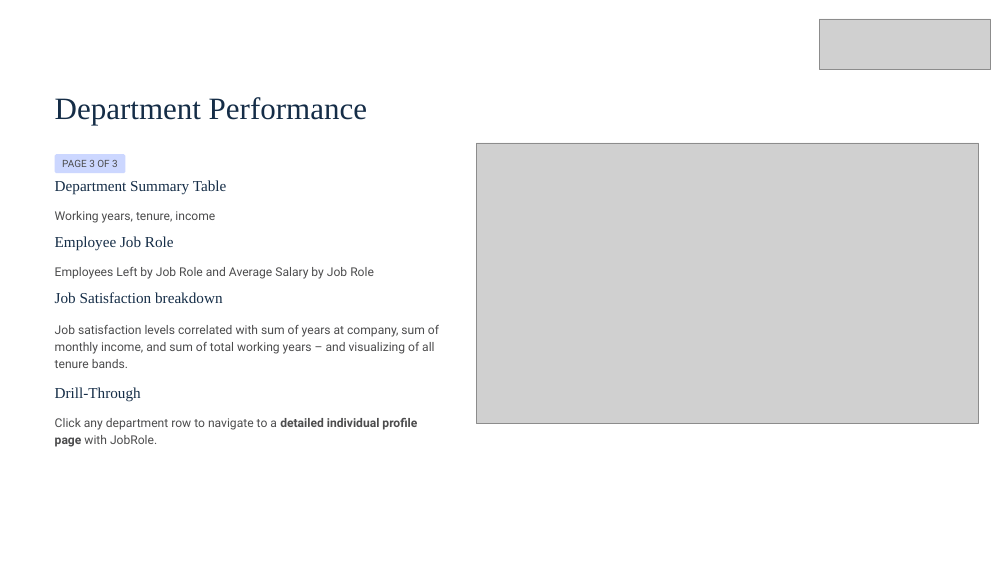
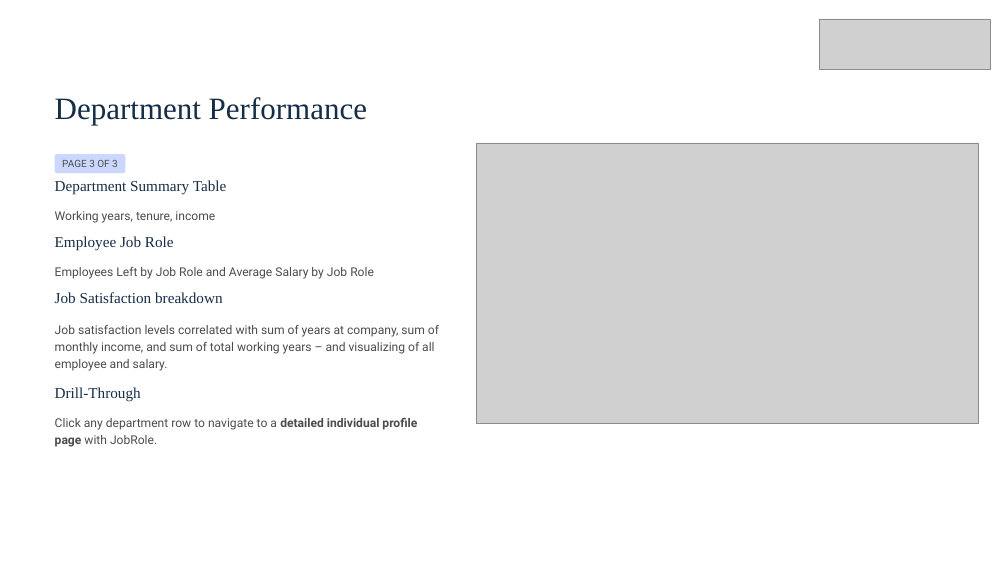
Before and after one commit to Ishan2025-new/Power-BI-Project----HR-Employee-Analytics-Dashboard, a slide deck: slide 10 of HR-Employee-Analytics-Dashboard.pptx. Drawn at 1008x567 pixels with LibreOffice and Linux fonts; fonts in the diff are those of the drawing; grey boxes stand for pictures. Boxes give left, top, right and bottom in pixels: in the first picture for what was removed or moved away, otherwise in the second. Text is boxed around its words. In the diff, an @@ line names an element or a change of style, - is before the commit and + after.

Commit message:
Update Commit

```diff
--- a/HR-Employee-Analytics-Dashboard.pptx
+++ b/HR-Employee-Analytics-Dashboard.pptx
@@ text at bbox=[55, 325, 439, 371]: text changed @@
-Job satisfaction levels correlated with sum of years at company, sum of monthly income, and sum of total working years – and visualizing of all tenure bands.
+Job satisfaction levels correlated with sum of years at company, sum of monthly income, and sum of total working years – and visualizing of all employee and salary.
```
Also in this commit, not shown: 1 other slide changed.
